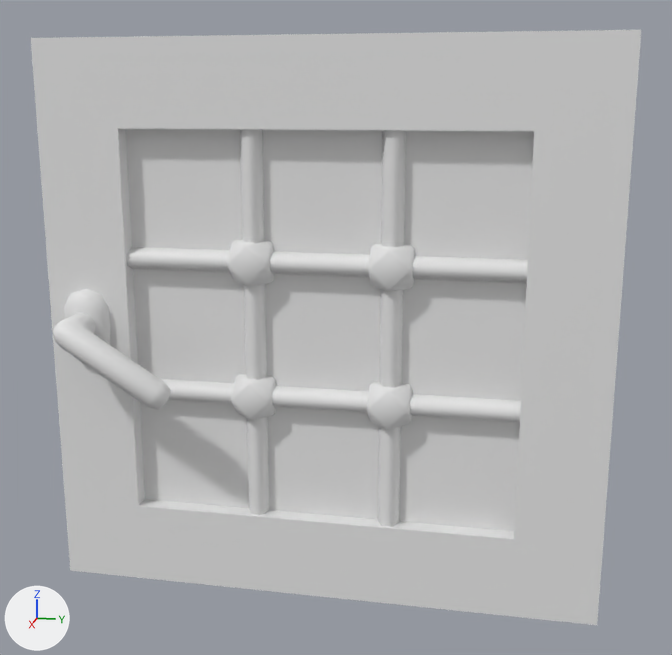
Renders of the FBX model Assets/Models/Batch1_Fbx/SM_B_Window.fbx from each side of a commit.
Both versions are drawn from a camera (50 mm lens) standing at (1.045, -0.107, 0.263) and looking at (0.041, -0.308, 0.012). Every picture has the same lights, and +X, +Y and +Z are marked at lower left.

The older version as bpy lines, for what is in view:
```python
me_cube_038 = bpy.data.meshes.new('Cube.038')
me_cube_038.from_pydata(...)  # 376 vertices, 350 faces; spans x -0.009..0.107, y -0.66..0.0, z -0.33..0.33
ob_sm_b_window = bpy.data.objects.new('SM_B_Window', me_cube_038)
ob_sm_b_window.location = (0.0, 0.0, 0.0)
```
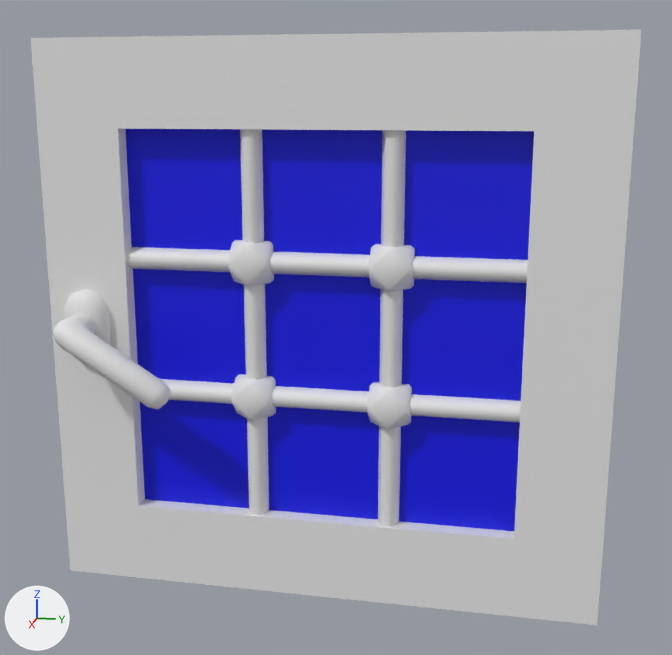
Where the change shows, as pixel boxes (x1, y1, x2, y2) in the pictures (672 x 655 px):
part 1 of me_cube_038, recoloured (white to blue): (125, 129, 534, 531) in both

What the commit changed:
Material 'M_UV1' (mat_m_uv1) is new.
Its base color is (0.8, 0.8, 0.8) (white #e7e7e7).
Material 'M_Glass' (mat_m_glass) is new.
Its base color is (0.0, 0.00307, 0.8) (blue #000ae7).
me_cube_038 has 376 vertices, 350 faces and spans x -0.009..0.107, y -0.66..0.0, z -0.33..0.33.
me_cube_038 is used by ob_sm_b_window; location (0.0, 0.0, 0.0).
me_cube_038 part 1: the 1 face centred in x 0.015, y -0.33, z 0.0 switches from no material to mat_m_glass (blue #000ae7).
me_cube_038 now uses material mat_m_uv1 (white #e7e7e7).
me_cube_038 now uses material mat_m_glass (blue #000ae7).
